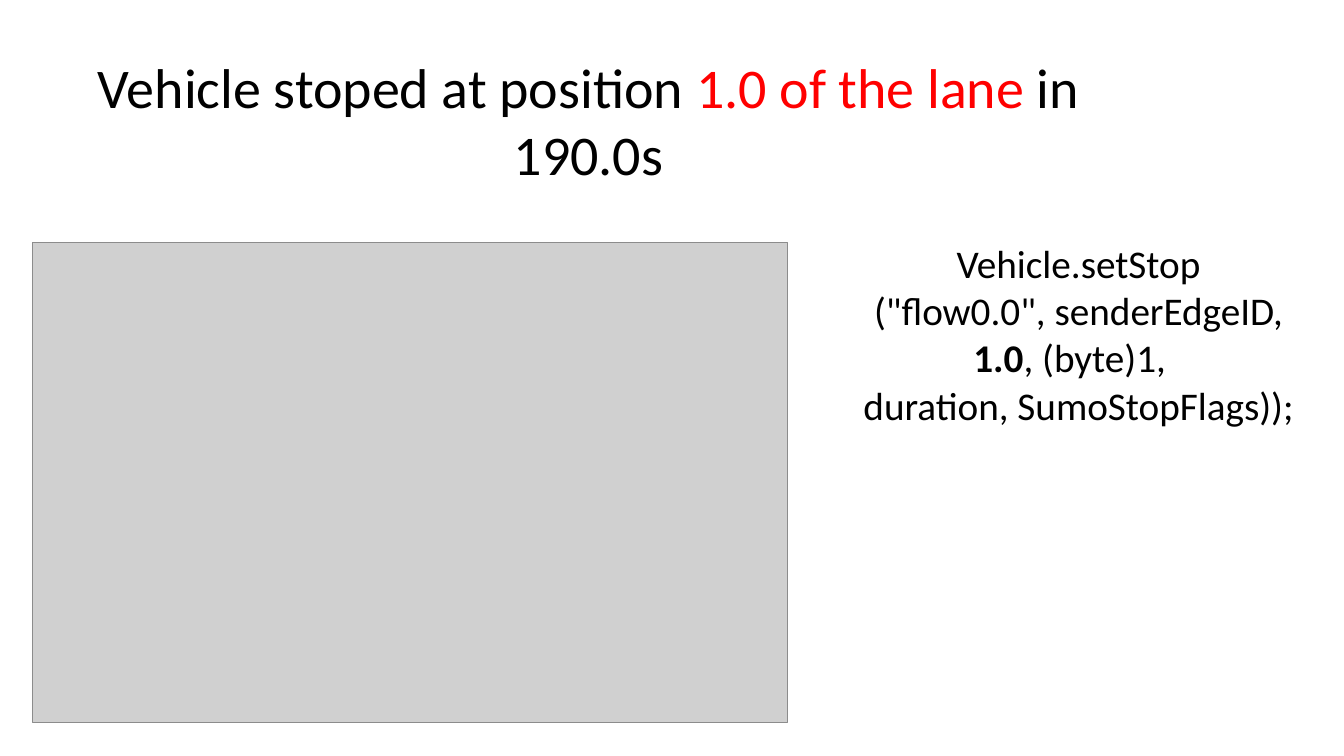
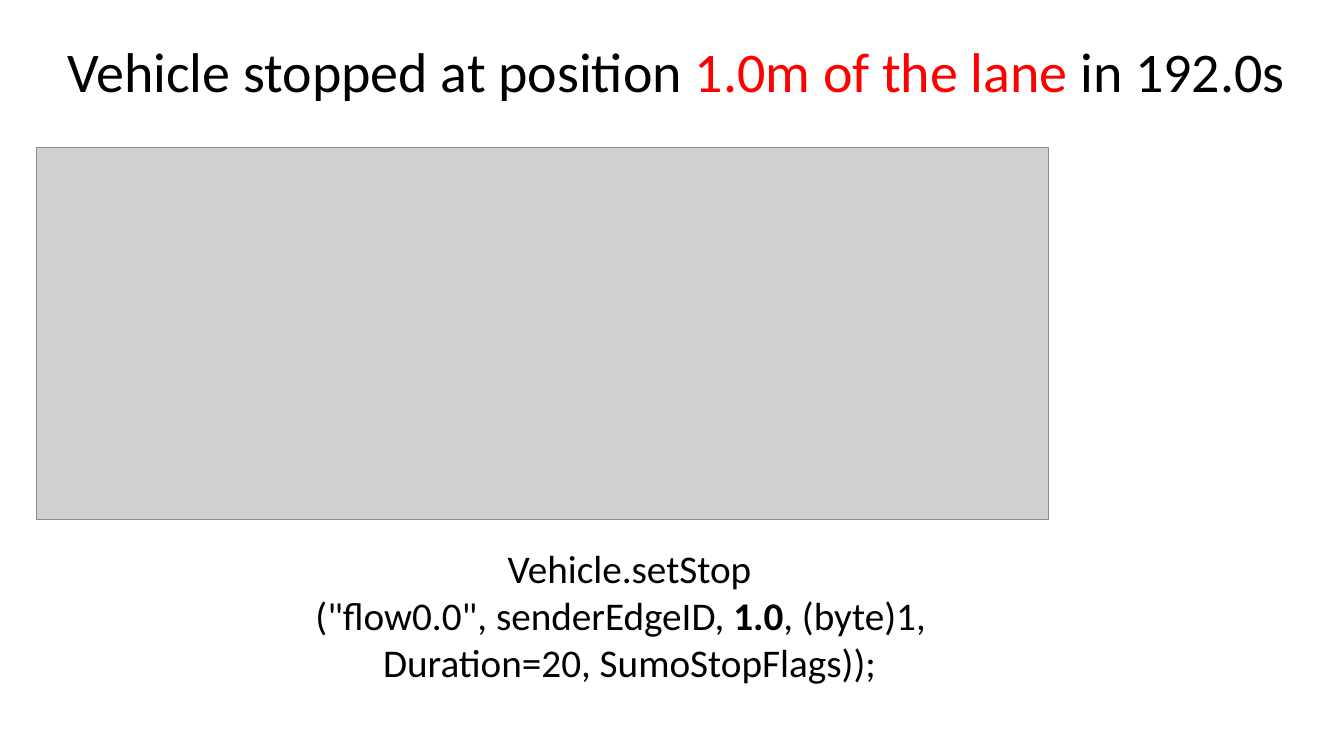
Before and after one commit to YenKang/Smart-Logistics-Plan, a slide deck: slide 37 of eclipse workspace/java_library/sumo_implementation recording.pptx (slide 38 before the commit). Drawn at 1344x756 pixels with LibreOffice and Linux fonts; fonts in the diff are those of the drawing; grey boxes stand for pictures. Boxes give left, top, right and bottom in pixels: in the first picture for what was removed or moved away, otherwise in the second. Text is boxed around its words. In the diff, an @@ line names an element or a change of style, - is before the commit and + after.

```diff
--- a/eclipse workspace/java_library/sumo_implementation recording.pptx
+++ b/eclipse workspace/java_library/sumo_implementation recording.pptx
@@ text at (x1=67, y1=53, x2=1284, y2=101): text changed @@
-Vehicle stoped at position 1.0 of the lane in 190.0s
+Vehicle stopped at position 1.0m of the lane in 192.0s
@@ picture resized from (x1=32, y1=242, x2=787, y2=722) to (x1=37, y1=147, x2=1050, y2=519) @@
@@ text "Vehicle.setStop" moved from (x1=863, y1=250, x2=1293, y2=427) to (x1=315, y1=555, x2=926, y2=684) @@
@@ text at (x1=383, y1=648, x2=876, y2=684): text changed @@
-duration, SumoStopFlags));
+Duration=20, SumoStopFlags));
```
Also in this commit, not shown: 9 other slides changed, 7 slides added, 2 slides removed, 1 other file.
